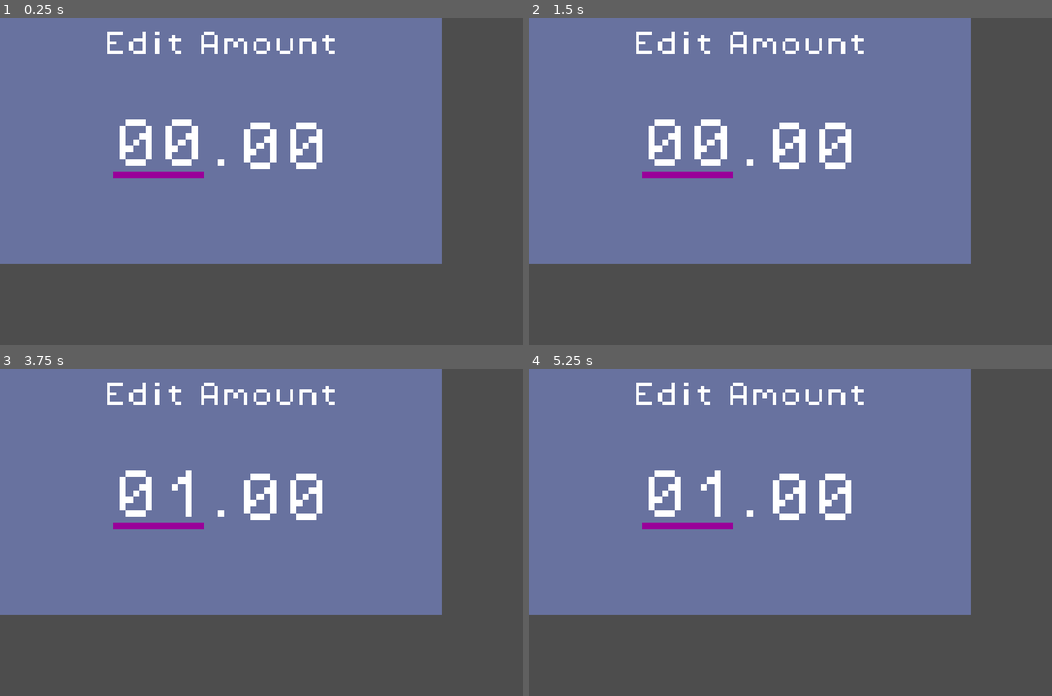
Above: before the commit, frames 1-4 (two rows, left to right).
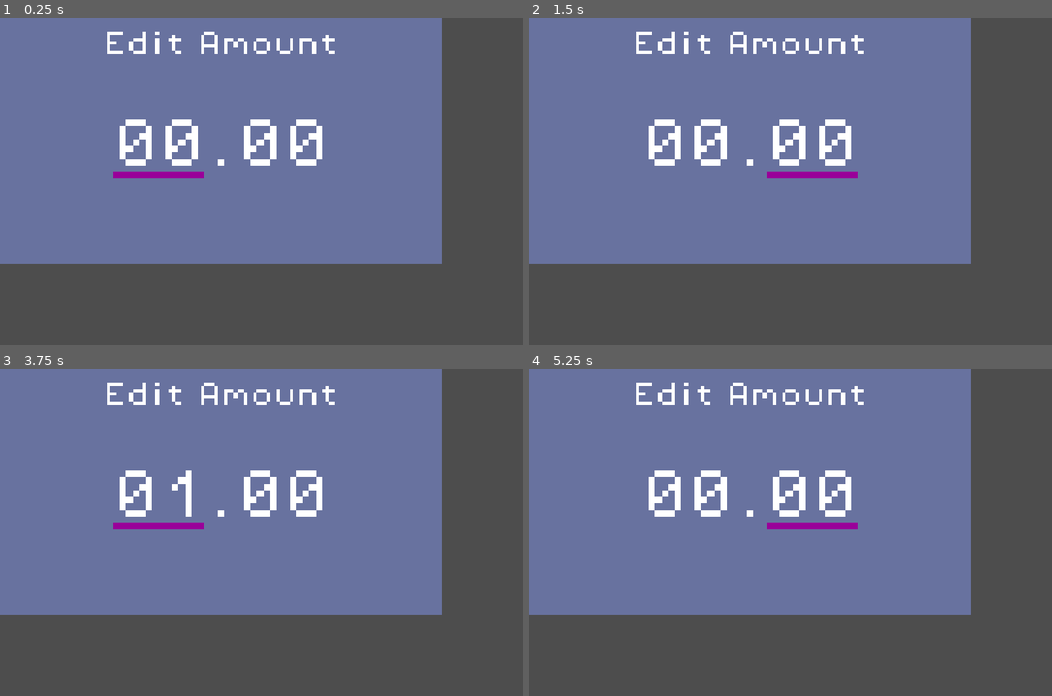
Above: after the commit, the same moments.

Repository: phrasmotica/budget-visualiser
Game: Godot game, scene res://scenes/ui/amount_entry_modal/amount_entry_modal.tscn
Same seed, same stepped clock (60 frames per second), same inputs: the game is played once before the commit and once after it. This scene is started directly instead of the project's main scene.
Inputs:
- Up to frame 1 (0.25 s): no input
- Up to frame 2 (1.5 s): tap Enter at 0.5 s; hold Right (ui_right) 0.53-1.28 s; tap Tab (ui_focus_next) at 0.6 s; tap Space at 1.25 s; hold Down (ui_down) from 1.28 s (still down); tap Shift (bulk_modifier) at 1.35 s
- Up to frame 3 (3.75 s): tap Tab (ui_focus_next) at 1.55, 2.1, 2.85 s; tap Enter at 2, 3.5 s; release Down (ui_down) at 2.03 s; hold Right (ui_right) 2.03-2.78 s; tap Space at 2.75 s; hold Up (ui_up) 2.78-3.53 s; hold Left (ui_left) from 3.53 s (still down); tap Shift (bulk_modifier) at 3.6 s
- Up to frame 4 (5.25 s): tap Tab (ui_focus_next) at 3.8, 4.35, 5.1 s; tap Space at 4.25 s; release Left (ui_left) at 5.03 s; hold Down (ui_down) from 5.03 s (still down)

The runs differ from the first frame. In frame 1, 0.6% of the frame differs, in the area x 46-62%, y 31-47%; in frame 2, 1.2%; in frame 3, 0.6%; in frame 4, 1.8%, in the area x 21-63%, y 31-49%.

Commit message:
Toggle between the major and minor amount edits using the Tab key

Diff:
--- a/scenes/ui/amount_edit/amount_edit.gd
+++ b/scenes/ui/amount_edit/amount_edit.gd
@@ -35,3 +35,6 @@
 func disable() -> void:
 	if _current_state:
 		_current_state.disable()
+
+func is_enabled() -> bool:
+	return _current_state and _current_state.is_enabled()
--- a/scenes/ui/amount_edit/states/amount_edit_state.gd
+++ b/scenes/ui/amount_edit/states/amount_edit_state.gd
@@ -27,3 +27,6 @@
 
 func disable() -> void:
 	pass
+
+func is_enabled() -> bool:
+	return false
--- a/scenes/ui/amount_edit/states/amount_edit_state_highlighted.gd
+++ b/scenes/ui/amount_edit/states/amount_edit_state_highlighted.gd
@@ -41,3 +41,6 @@
 
 func disable() -> void:
 	transition_state(AmountEdit.State.IDLE)
+
+func is_enabled() -> bool:
+	return true
--- a/scenes/ui/amount_entry_modal/amount_entry_modal_appearance.gd
+++ b/scenes/ui/amount_entry_modal/amount_entry_modal_appearance.gd
@@ -13,3 +13,12 @@
 
 	if edit_minor:
 		edit_minor.disable()
+
+func switch_amount_edits() -> void:
+	if edit_major.is_enabled():
+		edit_major.disable()
+		edit_minor.enable()
+
+	elif edit_minor.is_enabled():
+		edit_major.enable()
+		edit_minor.disable()
--- a/scenes/ui/amount_entry_modal/states/amount_entry_modal_state_shown.gd
+++ b/scenes/ui/amount_entry_modal/states/amount_entry_modal_state_shown.gd
@@ -5,3 +5,7 @@
 	print("%s is now shown" % _amount_entry_modal.name)
 
 	_appearance.for_shown()
+
+func _process(_delta: float) -> void:
+	if Input.is_action_just_released("ui_focus_next"):
+		_appearance.switch_amount_edits()
--- a/themes/theme_pixel.tres
+++ b/themes/theme_pixel.tres
@@ -26,6 +26,8 @@
 
 [sub_resource type="StyleBoxFlat" id="StyleBoxFlat_s26k0"]
 bg_color = Color(0.6, 0.6, 0.6, 0)
+border_width_bottom = 16
+border_color = Color(0.8, 0.8, 0.8, 0)
 
 [sub_resource type="StyleBoxFlat" id="StyleBoxFlat_k6d5u"]
 bg_color = Color(0.6, 0.6, 0.6, 0)
